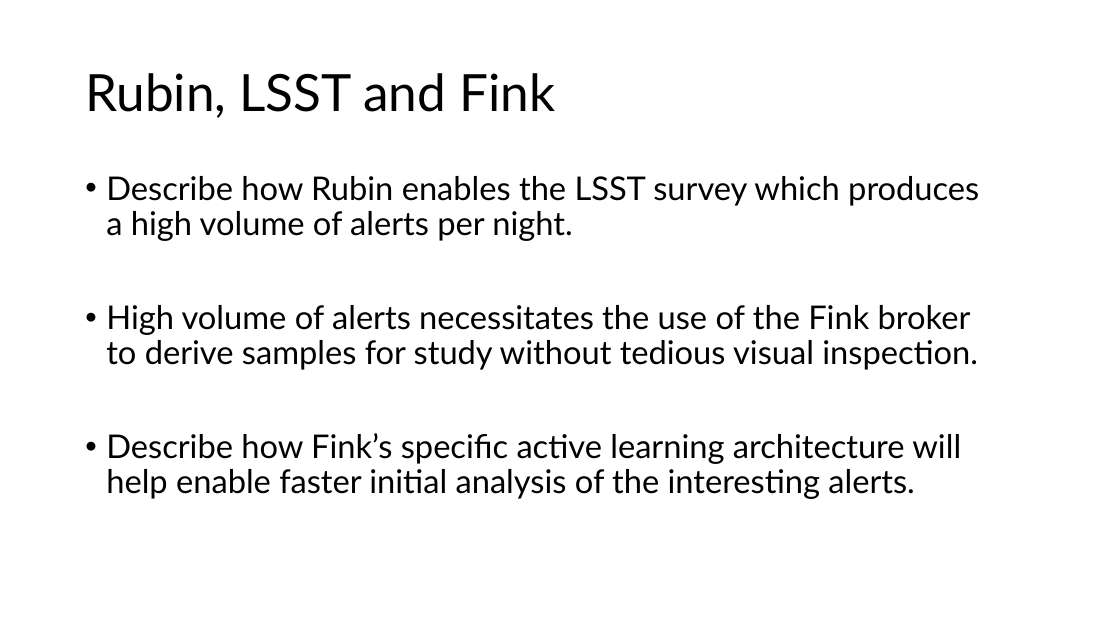
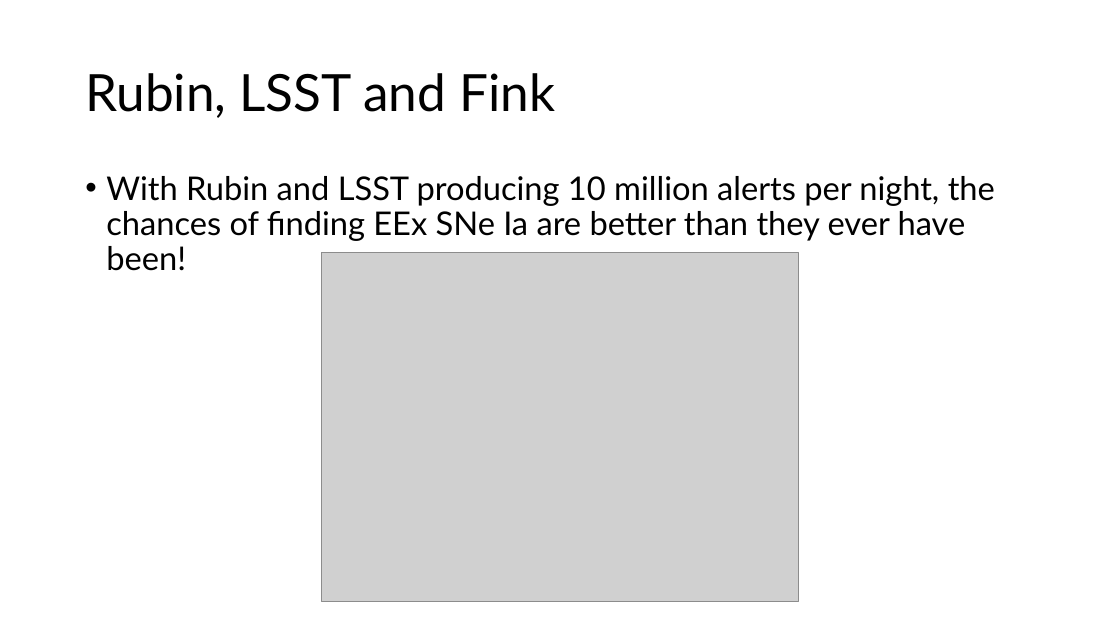
Before and after one commit to Webd0g/Honours_Project, a slide deck: slide 11 of Oral_presentation/Oral_Presentation.pptx. Drawn at 1120x630 pixels with LibreOffice and Linux fonts; fonts in the diff are those of the drawing; grey boxes stand for pictures; background and template pictures are left out. Boxes give left, top, right and bottom in pixels: in the first picture for what was removed or moved away, otherwise in the second. Text is boxed around its words. In the diff, an @@ line names an element or a change of style, - is before the commit and + after.

Commit message:
25/04/2026: Images for the oral presentation added, and class materials for the research skills class

```diff
--- a/Oral_presentation/Oral_Presentation.pptx
+++ b/Oral_presentation/Oral_Presentation.pptx
@@ text at (106, 176, 995, 271): text changed @@
-• Describe how Rubin enables the LSST survey which produces a high volume of alerts per night.
-• High volume of alerts necessitates the use of the Fink broker to derive samples for study without tedious visual inspection.
-• Describe how Fink’s specific active learning architecture will help enable faster initial analysis of the interesting alerts.
+• With Rubin and LSST producing 10 million alerts per night, the chances of finding EEx SNe Ia are better than they ever have been!
@@ picture added at (322, 253, 799, 602) @@
```
Also in this commit, not shown: 3 other slides changed, 10 other files.
